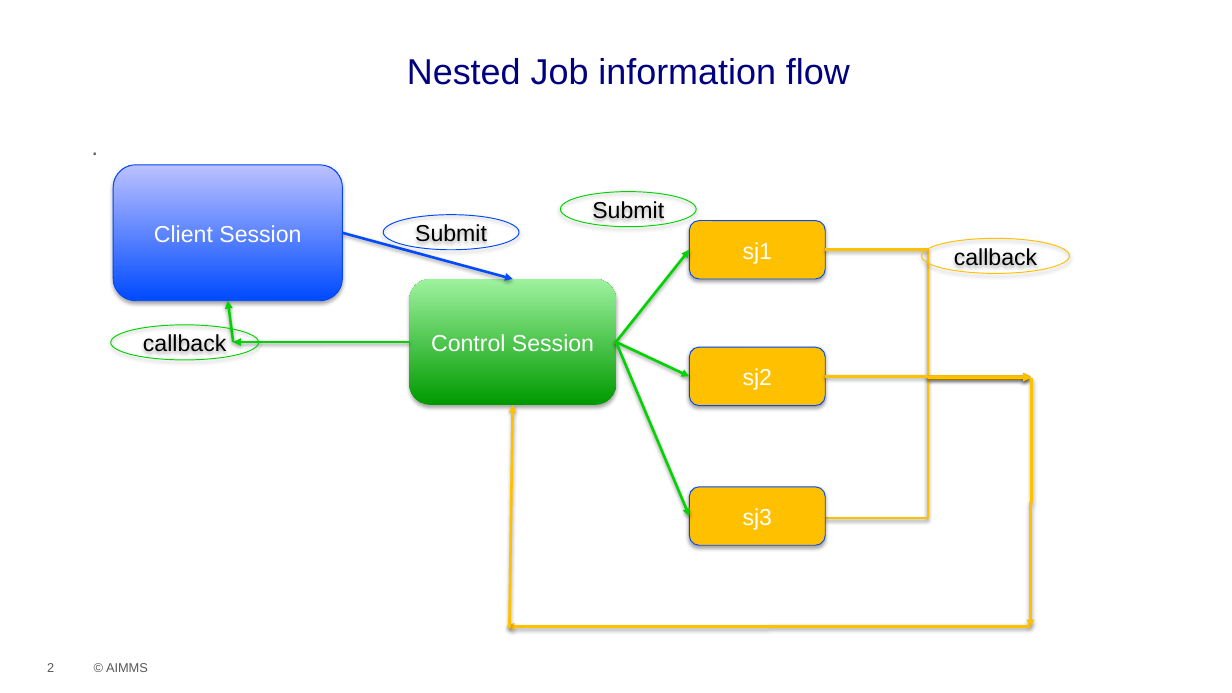
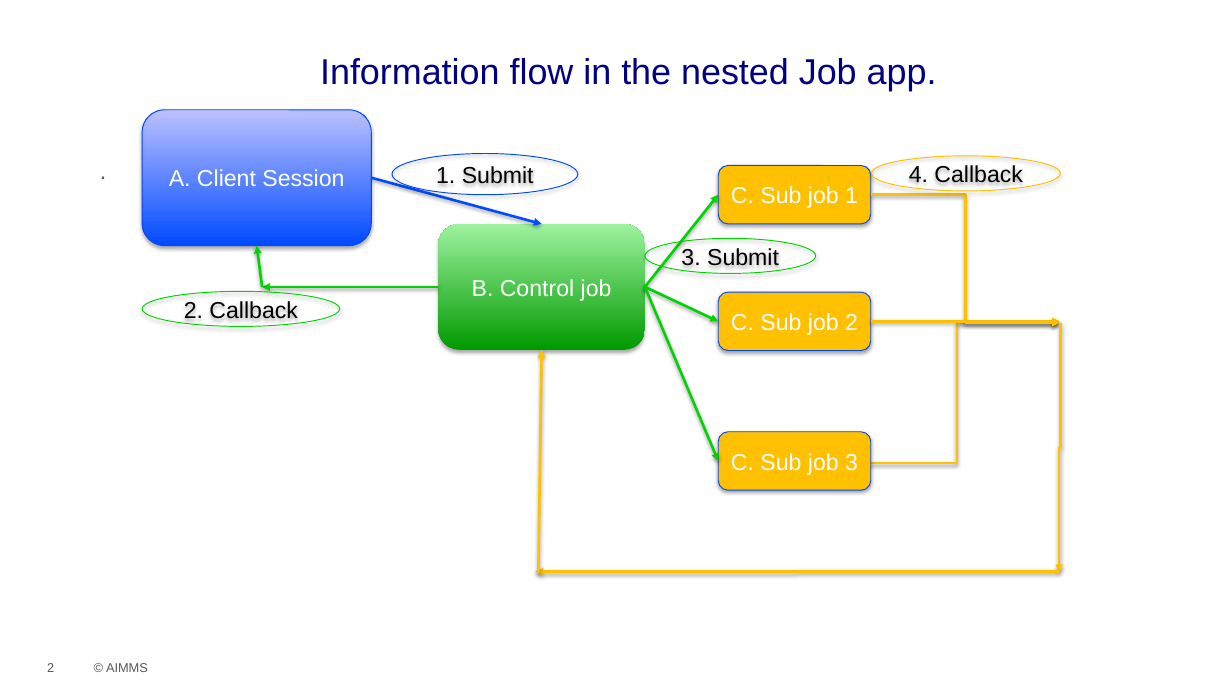
Before and after one commit to aimms/how-to, a slide deck: slide 2 of Articles/535/images/nestedJobLib.pptx. Drawn at 1232x693 pixels with LibreOffice and Linux fonts; fonts in the diff are those of the drawing; background and template pictures are left out. Boxes give left, top, right and bottom in pixels: in the first picture for what was removed or moved away, otherwise in the second. Text is boxed around its words. In the diff, an @@ line names an element or a change of style, - is before the commit and + after.

```diff
--- a/Articles/535/images/nestedJobLib.pptx
+++ b/Articles/535/images/nestedJobLib.pptx
@@ title at bbox=[320, 58, 937, 91]: text changed @@
-Nested Job information flow
+Information flow in the nested Job app.
@@ text "." rewrapped from bbox=[82, 114, 1170, 627] to bbox=[91, 139, 1178, 617] @@
@@ text in rounded rectangle at bbox=[169, 169, 344, 186]: text changed @@
-Client Session
+A. Client Session
@@ ellipse "1. Submit": place and size @@
-ellipse "1. Submit" at bbox=[384, 214, 519, 250]
+ellipse "1. Submit" at bbox=[392, 153, 578, 195]
@@ text in ellipse at bbox=[436, 166, 534, 184]: text changed @@
-Submit
+1. Submit
@@ rounded rectangle "C. Sub job 1": place and size @@
-rounded rectangle "C. Sub job 1" at bbox=[689, 221, 825, 279]
+rounded rectangle "C. Sub job 1" at bbox=[718, 165, 871, 224]
@@ ellipse "4. Callback": place and size @@
-ellipse "4. Callback" at bbox=[921, 238, 1069, 274]
+ellipse "4. Callback" at bbox=[872, 156, 1061, 191]
@@ text in ellipse at bbox=[909, 165, 1023, 188]: text changed @@
-callback
+4. Callback
@@ text in rounded rectangle at bbox=[731, 186, 858, 208]: text changed @@
-sj1
+C. Sub job 1
@@ elbow arrow moved from (825, 250) - (1031, 376) to (871, 195) - (1060, 322) @@
@@ 6 arrows, 4 elbow arrows, 2 rounded rectangles: place and size @@
-6 arrows, 4 elbow arrows, 2 rounded rectangles at bbox=[114, 165, 1031, 628]
+6 arrows, 4 elbow arrows, 2 rounded rectangles at bbox=[142, 110, 1061, 573]
@@ ellipse "3. Submit": place and size @@
-ellipse "3. Submit" at bbox=[560, 191, 696, 226]
+ellipse "3. Submit" at bbox=[645, 238, 816, 274]
@@ text in ellipse at bbox=[681, 248, 779, 266]: text changed @@
-Submit
+3. Submit
@@ ellipse "2. Callback": place and size @@
-ellipse "2. Callback" at bbox=[111, 325, 259, 360]
+ellipse "2. Callback" at bbox=[142, 291, 340, 326]
@@ text in rounded rectangle at bbox=[472, 279, 612, 301]: text changed @@
-Control Session
+B. Control job
@@ rounded rectangle "C. Sub job 2": place and size @@
-rounded rectangle "C. Sub job 2" at bbox=[689, 348, 825, 406]
+rounded rectangle "C. Sub job 2" at bbox=[718, 292, 871, 350]
@@ text in ellipse at bbox=[184, 301, 298, 323]: text changed @@
-callback
+2. Callback
@@ text in rounded rectangle at bbox=[731, 313, 858, 335]: text changed @@
-sj2
+C. Sub job 2
@@ elbow arrow moved from (825, 376) - (1031, 378) to (871, 322) - (1060, 323) @@
@@ rounded rectangle "C. Sub job 3": place and size @@
-rounded rectangle "C. Sub job 3" at bbox=[689, 487, 825, 545]
+rounded rectangle "C. Sub job 3" at bbox=[718, 432, 871, 490]
@@ text in rounded rectangle at bbox=[731, 453, 858, 475]: text changed @@
-sj3
+C. Sub job 3
```
Also in this commit, not shown: 19 other files.
